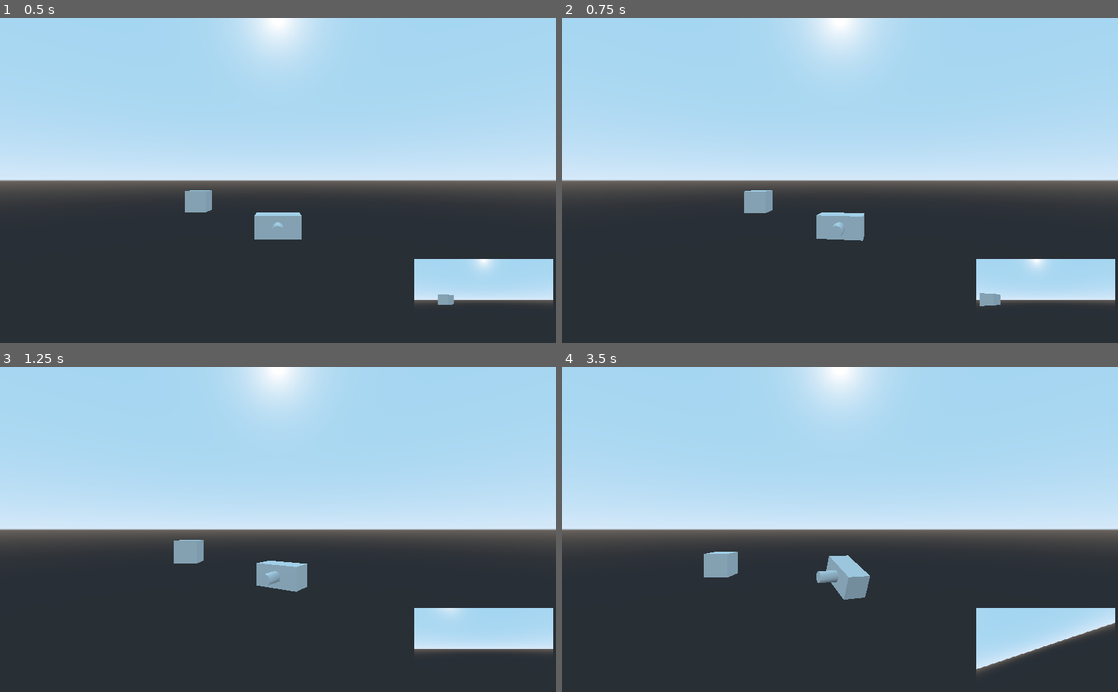
Above: before the commit, frames 1-4 (two rows, left to right).
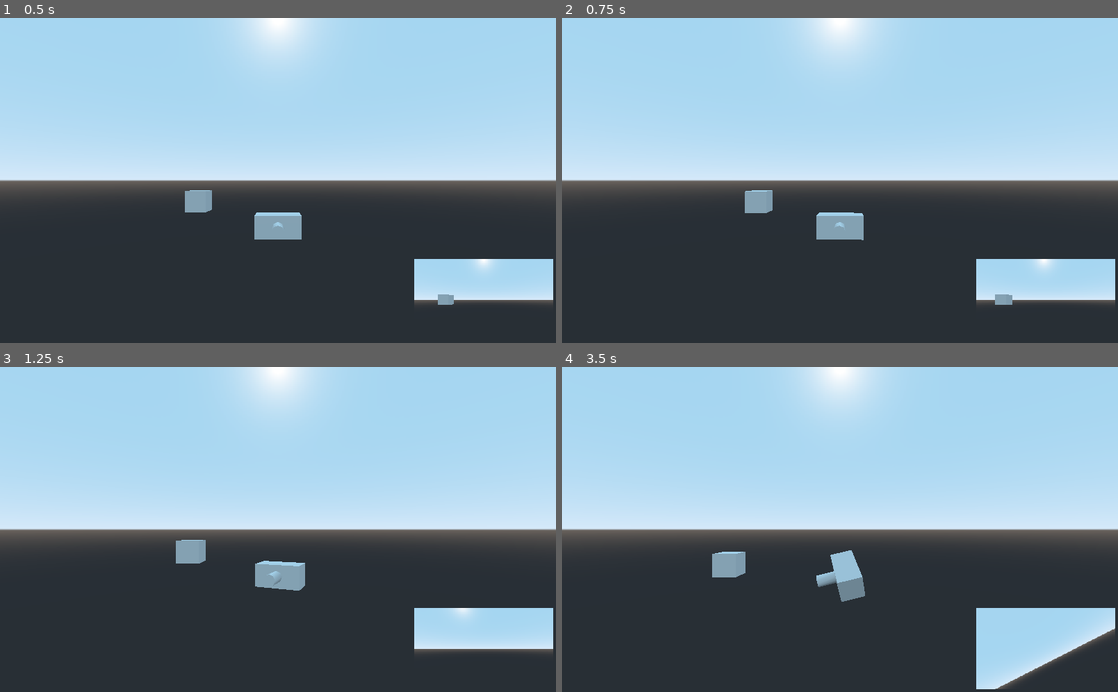
Above: after the commit, the same moments.

Repository: the-alex-g/Biplanes
Game: Godot game, scene res://Plane/PlaneHandler.tscn
Same seed, same stepped clock (60 frames per second), same inputs: the game is played once before the commit and once after it. The project has no main scene, so this scene is started directly.
Inputs:
- Up to frame 1 (0.5 s): no input
- Up to frame 2 (0.75 s): tap Enter at 0.5 s; hold D (right) from 0.53 s (still down)
- Up to frame 3 (1.25 s): keep holding D (right)
- Up to frame 4 (3.5 s): release D (right) at 1.28 s; hold S (down) 1.28-2.03 s; hold D (right) 2.03-2.78 s; hold W (up) from 2.78 s (still down)

Frame 1 is identical in both runs. In frame 2, 0.3% of the frame differs, in the area x 32-89%, y 52-89%; in frame 3, 0.2%; in frame 4, 2.6%, in the area x 25-100%, y 56-100%.

Commit message:
Add some squish to those controls

Diff:
--- a/project/Plane/Biplane.gd
+++ b/project/Plane/Biplane.gd
@@ -5,15 +5,48 @@
 export var flight_speed := 2.0
 export var lift_factor := 1.0
 export var gravity := 2.0
+export var accel_factor := 1.5
+export var decel_factor := 1.0
+
+var _rotation_inertia := Vector3.ZERO
 
 
 func _physics_process(delta:float)->void:
-	rotate_object_local(Vector3.UP, Input.get_axis("right", "left") * turn_speed * delta)
-	rotate_object_local(Vector3.RIGHT, Input.get_axis("up", "down") * turn_speed * delta)
-	rotate_object_local(Vector3.FORWARD, Input.get_axis("roll_left", "roll_right") * turn_speed * delta)
+	var yaw := Input.get_axis("right", "left")
+	var pitch := Input.get_axis("up", "down")
+	var roll := Input.get_axis("roll_right", "roll_left")
+
+	_calculate_rotation_inertia(yaw, pitch, roll, delta)
+
+	rotate_object_local(Vector3.UP, _rotation_inertia.x * delta)
+	rotate_object_local(Vector3.RIGHT, _rotation_inertia.y * delta)
+	rotate_object_local(Vector3.FORWARD, _rotation_inertia.z * delta)
 
 	# I don't know why this works, but it does. https://www.reddit.com/r/godot/comments/g4d232/how_to_get_a_kinematicbody_to_move_in_its_local/
 	var movement_vector := transform.basis.xform(Vector3(0, lift_factor, -1)) * flight_speed
 	movement_vector.y -= gravity
 
 	var _collision := move_and_collide(movement_vector * delta)
+
+
+func _calculate_rotation_inertia(yaw:float, pitch:float, roll:float, delta:float)->void:
+	if yaw == 0 and _rotation_inertia.x != 0:
+		_rotation_inertia.x -= delta * sign(_rotation_inertia.x) * decel_factor
+		if abs(_rotation_inertia.x) < 0.05:
+			_rotation_inertia.x = 0
+	elif yaw != 0 and abs(_rotation_inertia.x) < turn_speed:
+		_rotation_inertia.x += yaw * delta * accel_factor
+
+	if pitch == 0 and _rotation_inertia.y != 0:
+		_rotation_inertia.y -= delta * sign(_rotation_inertia.y) * decel_factor
+		if abs(_rotation_inertia.y) < 0.05:
+			_rotation_inertia.y = 0
+	elif pitch != 0 and abs(_rotation_inertia.y) < turn_speed:
+		_rotation_inertia.y += pitch * delta * accel_factor
+
+	if roll == 0 and _rotation_inertia.z != 0:
+		_rotation_inertia.z -= delta * sign(_rotation_inertia.z) * decel_factor
+		if abs(_rotation_inertia.z) < 0.05:
+			_rotation_inertia.z = 0
+	elif roll != 0 and abs(_rotation_inertia.z) < turn_speed:
+		_rotation_inertia.z += roll * delta * accel_factor
